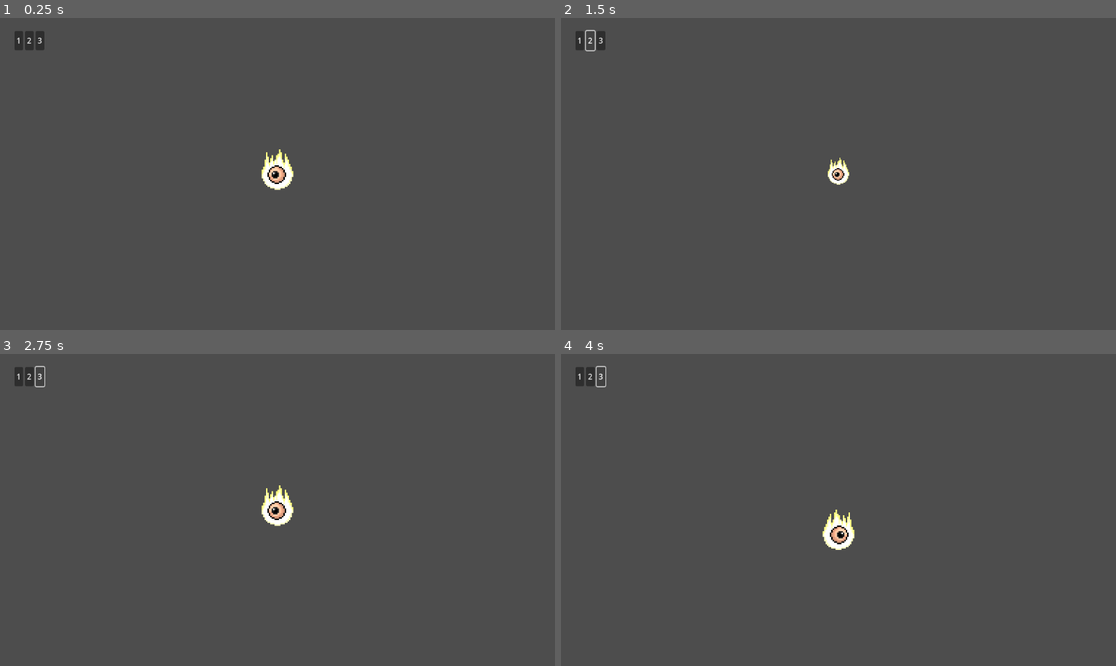
Above: before the commit, frames 1-4 (two rows, left to right).
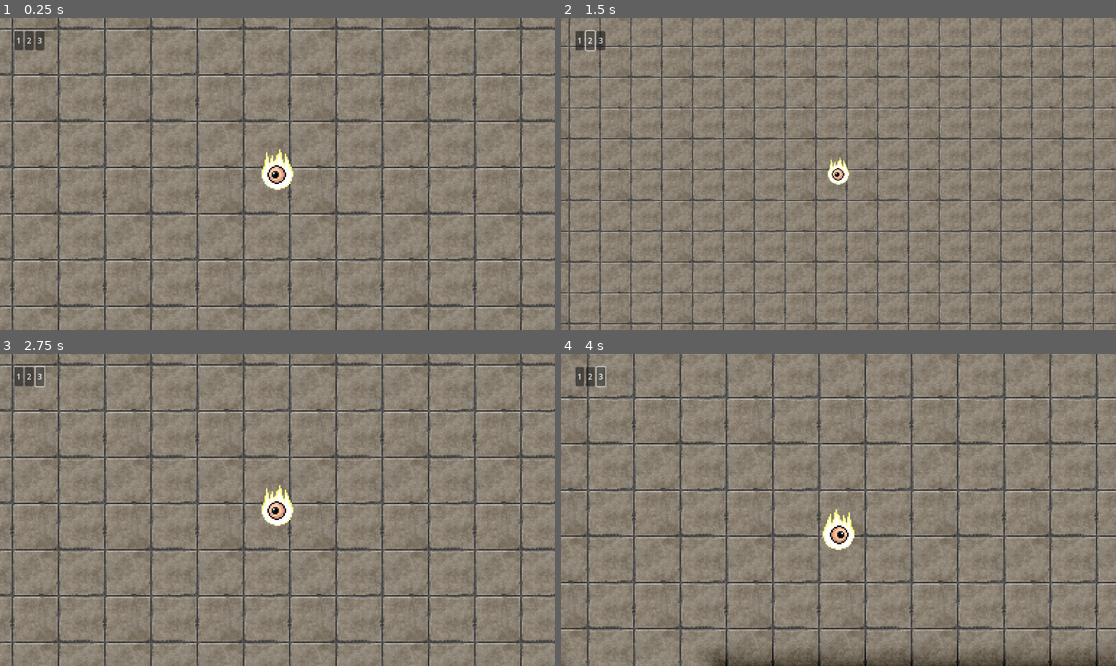
Above: after the commit, the same moments.

Repository: adrianwhatfield/godot-prototypes
Game: Godot game, scene res://Scenes/main.tscn
Two runs of this game, one before a commit and one after it. Both use one fixed random seed, a clock stepped at 60 frames per second and the inputs below.
Inputs:
- Up to frame 1 (0.25 s): no input
- Up to frame 2 (1.5 s): click "1" at 0.5 s; click "2" at 1.25 s
- Up to frame 3 (2.75 s): click "3" at 2 s
- Up to frame 4 (4 s): tap Enter at 2.75 s; hold D (move_right) 2.78-3.53 s; hold S (move_down) from 3.53 s (still down)

The runs differ from the first frame. In frame 1, 93% of the frame differs, in the area x 0-100%, y 0-100%; in frame 2, 93%; in frame 3, 93%; in frame 4, 92%.

Commit message:
[Dungeon Generator] Add add_dungeon()

Diff:
--- a/dungeon-generator/Scripts/main.gd
+++ b/dungeon-generator/Scripts/main.gd
@@ -16,12 +16,7 @@
 	randomize()
 	generate_dungeon()
 	remove_duplicates()
-
-	add_room(0, 0)
-	add_room(0, 1)
-	add_room(0, 2)
-
-	reset_dungeon()
+	add_dungeon()
 
 # Adds a room to the scene
 func add_room(x, y):
@@ -68,3 +63,8 @@
 	previous_room = Vector2(0, 0)
 	for child in $Dungeon.get_children():
 		child.queue_free()
+
+# Add the whole rooms array to the scene
+func add_dungeon():
+	for room in rooms:
+		add_room(room.x, room.y)
